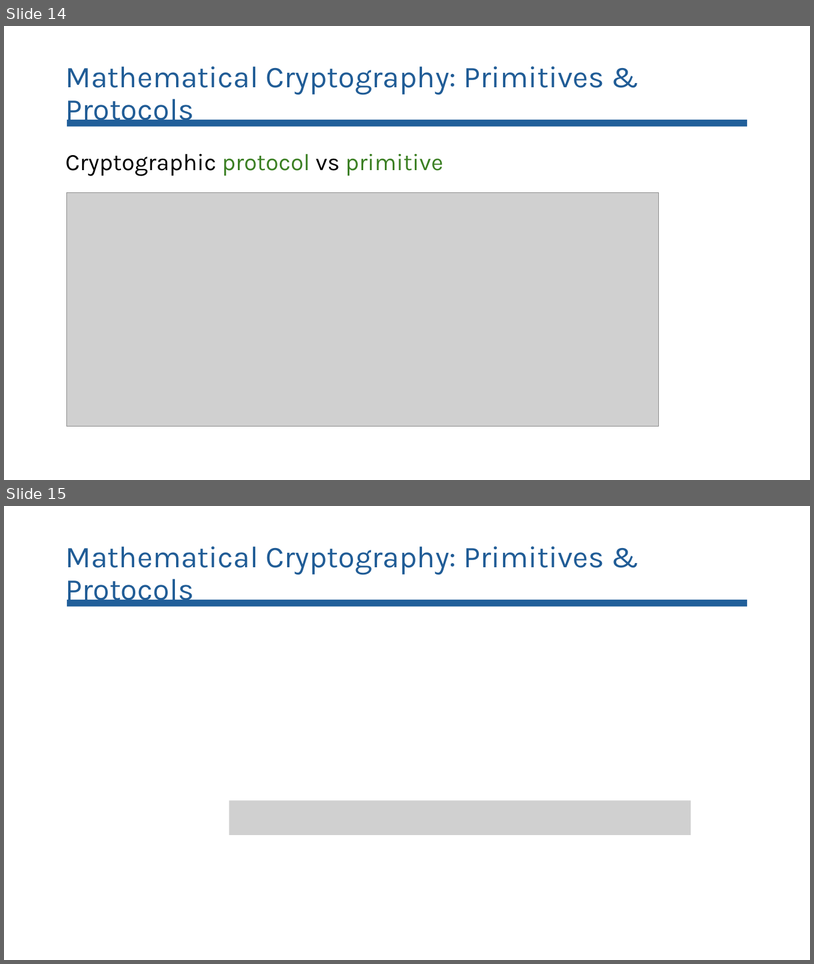
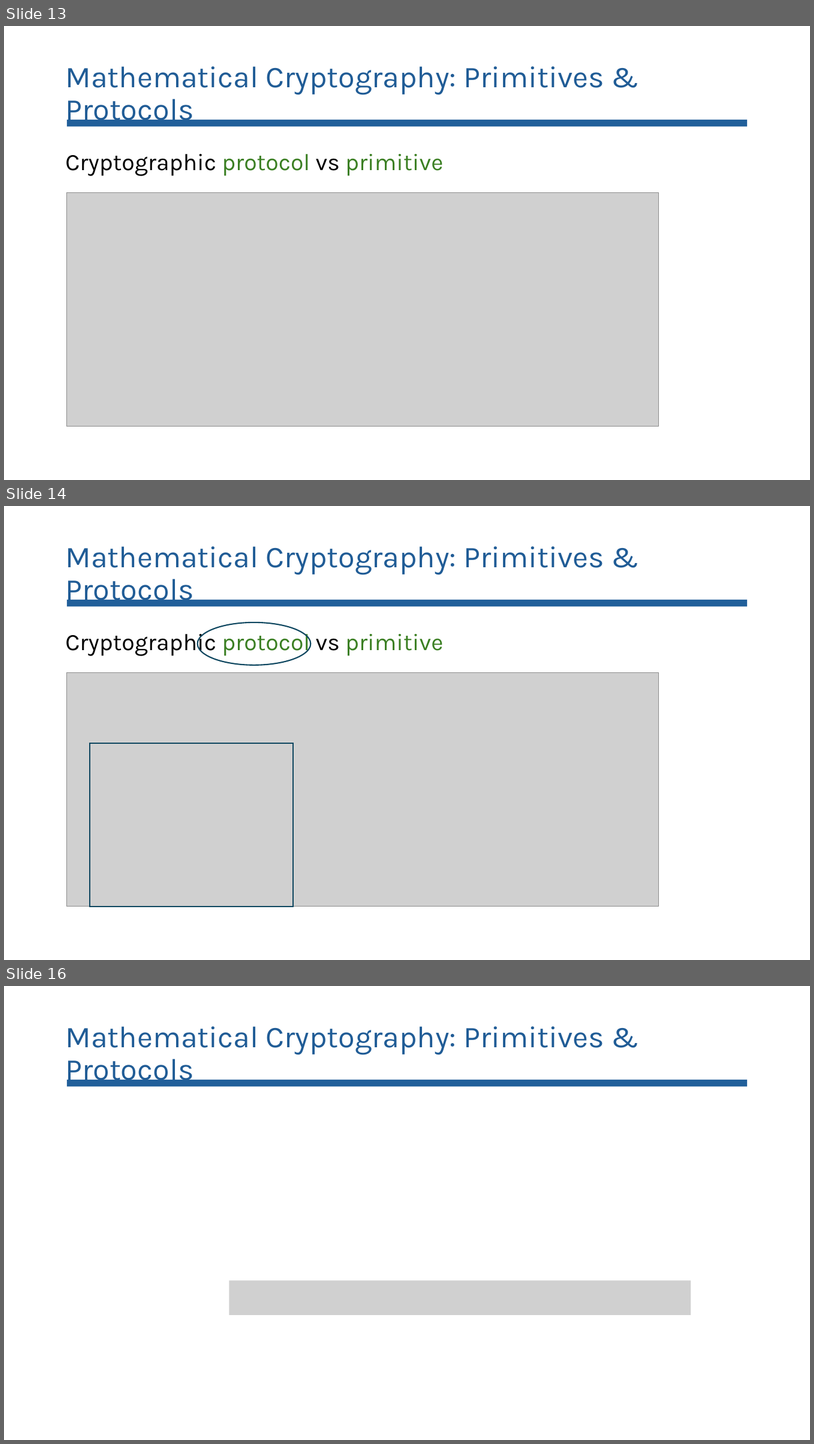
Before and after one commit to lorchrob/comprehensive_exam, a slide deck: Comp slides.pptx. Shown one above the other, each under a label of ours: slides 14 and 15 before the commit, slides 13, 14 and 16 after it; the slides between them are not shown. The pictures are 814x964 and 814x1444 pixels, drawn with LibreOffice and Linux fonts; fonts in the diff are those of the drawing; grey boxes stand for pictures. Boxes give left, top, right and bottom in pixels: in the first picture for what was removed or moved away, otherwise in the second. Text is boxed around its words. In the diff, an @@ line names an element or a change of style, - is before the commit and + after.

```diff
--- a/Comp slides.pptx
+++ b/Comp slides.pptx
@@ slide 14 added at (4,506,810,960), background #FFFFFF @@
@@ title added at (65,546,605,607), 36 pt, text #205C96 @@
+Mathematical Cryptography: Primitives & Protocols
@@ rectangle added at (67,600,747,606), fill #215F9A @@
@@ text added at (65,629,443,656), 28 pt, text #3B7F23 @@
+Cryptographic protocol vs primitive
@@ ellipse added at (198,622,311,664), outline #104760 1.5 pt @@
@@ picture added at (67,672,659,906) @@
@@ rectangle added at (90,743,293,906), outline #104760 1.5 pt @@
@@ what was slide 14 is now slide 13 @@
@@ what was slide 15 is now slide 16 @@
```
Also in this commit, not shown: 11 slides changed, 18 other slides added, 1 slide removed, 2 other files.
